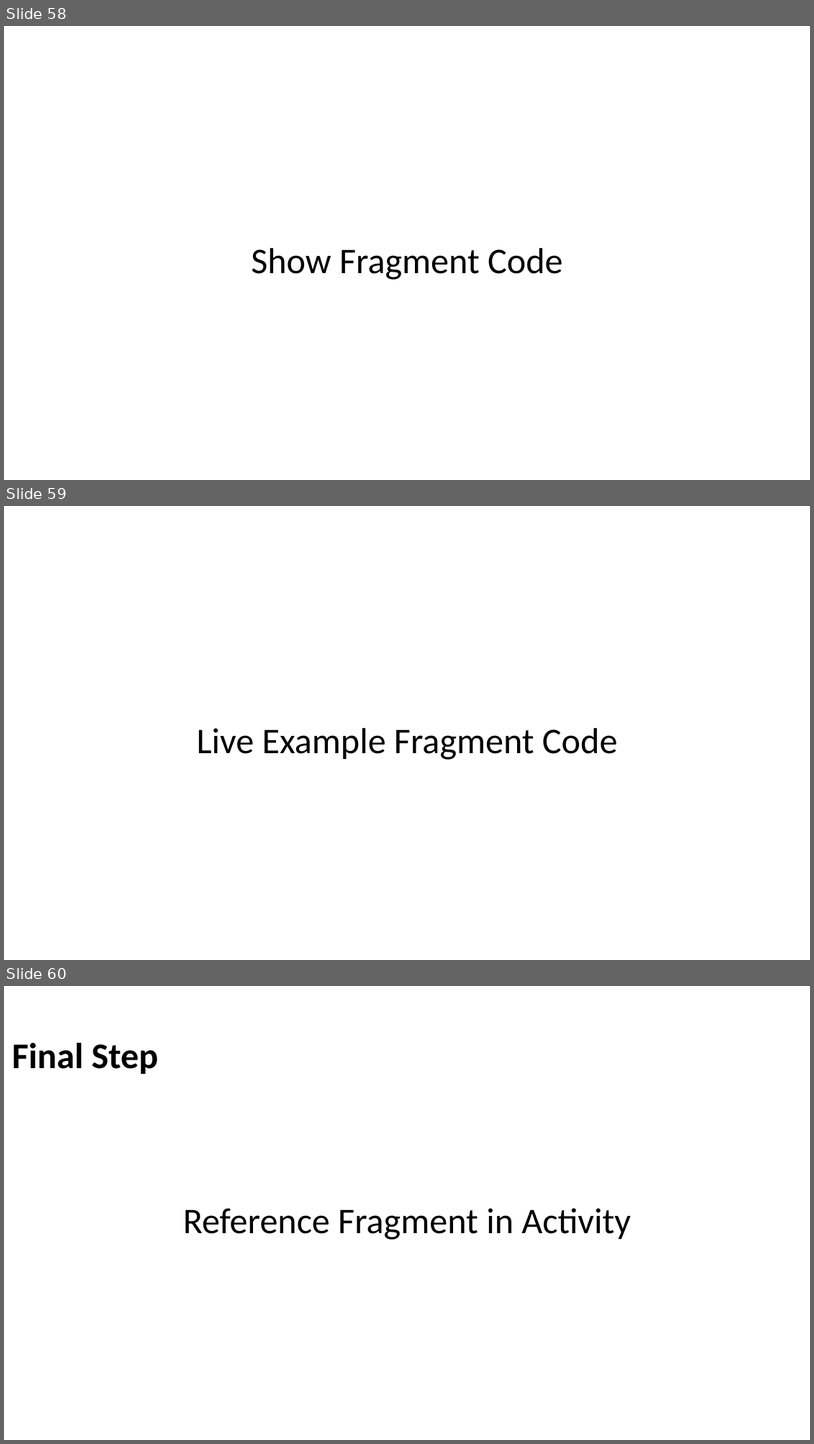
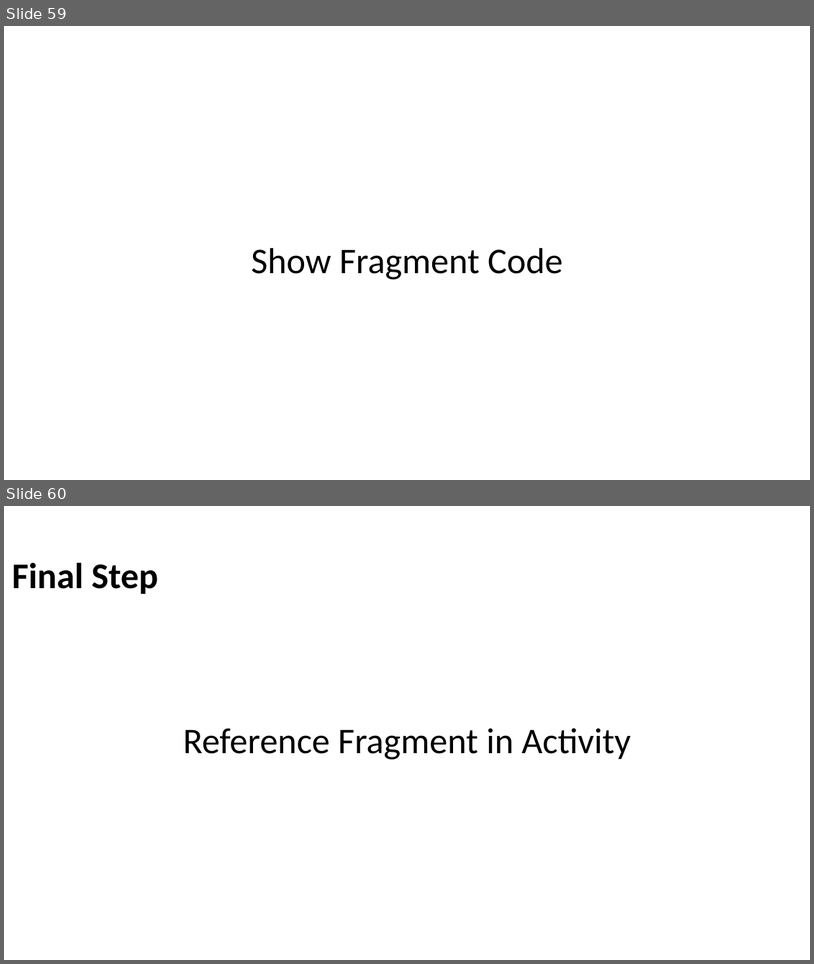
Before and after one commit to Batch-xx/Android-Lunch-Learn, a slide deck: slides/Android Studio_Activities_Fragments.pptx. Shown one above the other, each under a label of ours: slides 58, 59 and 60 before the commit, slides 59 and 60 after it. The pictures are 814x1444 and 814x964 pixels, drawn with LibreOffice and Linux fonts; fonts in the diff are those of the drawing; background and template pictures are left out. Boxes give left, top, right and bottom in pixels: in the first picture for what was removed or moved away, otherwise in the second. Text is boxed around its words. In the diff, an @@ line names an element or a change of style, - is before the commit and + after.

```diff
--- a/slides/Android Studio_Activities_Fragments.pptx
+++ b/slides/Android Studio_Activities_Fragments.pptx
@@ slide 59 removed at [4, 506, 810, 960], background picture (left out) @@
@@ text removed at [197, 728, 617, 759] @@
-Live Example Fragment Code
@@ what was slide 58 is now slide 59 @@
```
Also in this commit, not shown: 12 slides changed, 1 slide added, 3 other files.
